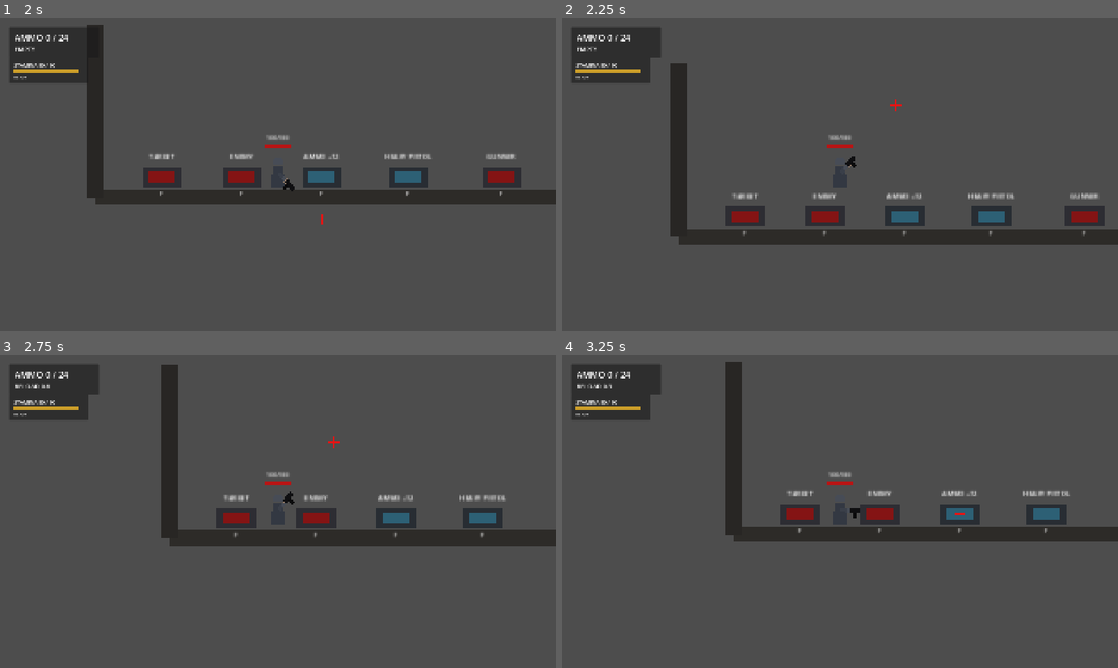
Above: before the commit, frames 1-4 (two rows, left to right).
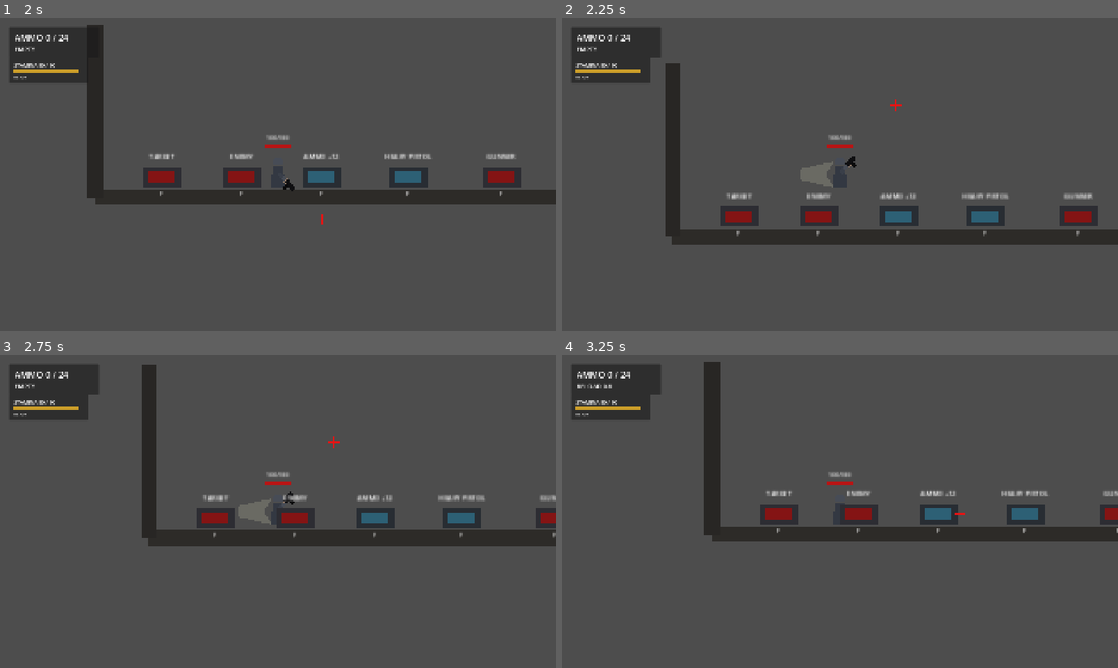
Above: after the commit, the same moments.

Repository: YuiTatsuki1011/projekt-black
Game: Godot game, scene res://scenes/levels/test_level.tscn
The game is run twice, just before and just after one commit, with the same random seed, the same clock (stepped at 60 frames per second) and the same inputs.
Inputs (mouse positions are in pixels of both pictures, inside the frame that each line leads up to):
- Up to frame 1 (2 s): tap Enter at 0.5 s; move the mouse to (400, 158) at 0.52 s; press the mouse at (400, 158) at 0.53 s; hold D (move_right) 0.53-1.25 s; tap Space (jump) at 0.77 s; tap E (melee_attack, bound only before the commit) at 0.8 s; release the mouse at (400, 158) at 1.25 s; drag from (166, 190) to (322, 218) at 1.27 s
- Up to frame 2 (2.25 s): tap Space (jump) at 2 s; move the mouse to (895, 105) at 2.02 s; hold A (move_left) from 2.03 s (still down); hold Right mouse button (sub_weapon_aim, bound only after the co… from 2.03 s (still down)
- Up to frame 3 (2.75 s): keep holding A (move_left); keep holding Right mouse button (sub_weapon_aim, bound only after the co…; click (333, 442) at 2.3 s
- Up to frame 4 (3.25 s): release A (move_left) at 2.75 s; release Right mouse button (sub_weapon_aim, bound only after the co… at 2.75 s; drag from (812, 574) to (962, 514) at 2.77 s

Frame 1 is identical in both runs. In frame 2, 3.0% of the frame differs, in the area x 18-98%, y 14-73%; in frame 3, 6.5%, in the area x 3-100%, y 3-62%; in frame 4, 6.4%.

Commit message:
Update sub weapon controls

Diff:
--- a/project.godot
+++ b/project.godot
@@ -54,14 +54,14 @@
 "events": [Object(InputEventMouseButton,"resource_local_to_scene":false,"resource_name":"","device":-1,"window_id":0,"a …(253 unchanged characters)…
 ]
 }
+sub_weapon_aim={
+"deadzone": 0.5,
+"events": [Object(InputEventMouseButton,"resource_local_to_scene":false,"resource_name":"","device":-1,"window_id":0,"alt_pressed":false,"shift_pressed":false,"ctrl_pressed":false,"meta_pressed":false,"button_mask":0,"position":Vector2(0, 0),"global_position":Vector2(0, 0),"factor":1.0,"button_index":2,"canceled":false,"pressed":false,"double_click":false,"script":null)
+]
+}
 reload={
 "deadzone": 0.5,
 "events": [Object(InputEventKey,"resource_local_to_scene":false,"resource_name":"","device":-1,"window_id":0,"alt_press …(190 unchanged characters)…
-]
-}
-melee_attack={
-"deadzone": 0.5,
-"events": [Object(InputEventKey,"resource_local_to_scene":false,"resource_name":"","device":-1,"window_id":0,"alt_pressed":false,"shift_pressed":false,"ctrl_pressed":false,"meta_pressed":false,"pressed":false,"keycode":69,"physical_keycode":0,"key_label":0,"unicode":0,"location":0,"echo":false,"script":null)
 ]
 }
 dodge={
@@ -72,6 +72,36 @@
 inventory_toggle={
 "deadzone": 0.5,
 "events": [Object(InputEventKey,"resource_local_to_scene":false,"resource_name":"","device":-1,"window_id":0,"alt_press …(195 unchanged characters)…
+]
+}
+weapon_slot_1={
+"deadzone": 0.5,
+"events": [Object(InputEventKey,"resource_local_to_scene":false,"resource_name":"","device":-1,"window_id":0,"alt_pressed":false,"shift_pressed":false,"ctrl_pressed":false,"meta_pressed":false,"pressed":false,"keycode":49,"physical_keycode":0,"key_label":0,"unicode":0,"location":0,"echo":false,"script":null)
+]
+}
+weapon_slot_2={
+"deadzone": 0.5,
+"events": [Object(InputEventKey,"resource_local_to_scene":false,"resource_name":"","device":-1,"window_id":0,"alt_pressed":false,"shift_pressed":false,"ctrl_pressed":false,"meta_pressed":false,"pressed":false,"keycode":50,"physical_keycode":0,"key_label":0,"unicode":0,"location":0,"echo":false,"script":null)
+]
+}
+weapon_slot_3={
+"deadzone": 0.5,
+"events": [Object(InputEventKey,"resource_local_to_scene":false,"resource_name":"","device":-1,"window_id":0,"alt_pressed":false,"shift_pressed":false,"ctrl_pressed":false,"meta_pressed":false,"pressed":false,"keycode":51,"physical_keycode":0,"key_label":0,"unicode":0,"location":0,"echo":false,"script":null)
+]
+}
+weapon_slot_4={
+"deadzone": 0.5,
+"events": [Object(InputEventKey,"resource_local_to_scene":false,"resource_name":"","device":-1,"window_id":0,"alt_pressed":false,"shift_pressed":false,"ctrl_pressed":false,"meta_pressed":false,"pressed":false,"keycode":52,"physical_keycode":0,"key_label":0,"unicode":0,"location":0,"echo":false,"script":null)
+]
+}
+skill_left={
+"deadzone": 0.5,
+"events": [Object(InputEventKey,"resource_local_to_scene":false,"resource_name":"","device":-1,"window_id":0,"alt_pressed":false,"shift_pressed":false,"ctrl_pressed":false,"meta_pressed":false,"pressed":false,"keycode":81,"physical_keycode":0,"key_label":0,"unicode":0,"location":0,"echo":false,"script":null)
+]
+}
+skill_right={
+"deadzone": 0.5,
+"events": [Object(InputEventKey,"resource_local_to_scene":false,"resource_name":"","device":-1,"window_id":0,"alt_pressed":false,"shift_pressed":false,"ctrl_pressed":false,"meta_pressed":false,"pressed":false,"keycode":69,"physical_keycode":0,"key_label":0,"unicode":0,"location":0,"echo":false,"script":null)
 ]
 }
 
--- a/scripts/player/player_controller.gd
+++ b/scripts/player/player_controller.gd
@@ -20,6 +20,7 @@
 
 @export var walk_speed: float = 160.0
 @export var crouch_speed_multiplier: float = 0.45
+@export var sub_weapon_aim_speed_multiplier: float = 0.72
 @export var jump_velocity: float = -360.0
 @export var bullet_damage: int = 10
 @export var magazine_size: int = 6
@@ -105,6 +106,8 @@
 var _suppress_inventory_ammo_signal: bool = false
 var _has_ranged_weapon: bool = true
 var _has_melee_weapon: bool = true
+var _is_sub_weapon_aiming: bool = false
+var _sub_weapon_fire_was_pressed: bool = false
 var _melee_combo_damages: PackedInt32Array = PackedInt32Array([34, 48, 68])
 
 
@@ -197,6 +200,8 @@
 
 func _clear_melee_weapon_stats() -> void:
 	_has_melee_weapon = false
+	_is_sub_weapon_aiming = false
+	_sub_weapon_fire_was_pressed = false
 	_melee_combo_damages = PackedInt32Array()
 	melee_stamina_cost = 0.0
 	melee_min_stamina_to_use = INF
@@ -206,6 +211,7 @@
 	_melee_combo_step = 0
 	_current_melee_step = 0
 	_melee_hit_bodies.clear()
+	_set_sub_weapon_aim_visual(false)
 	_set_melee_visual(false)
 
 
@@ -302,6 +308,8 @@
 	var active_speed: float = walk_speed
 	if _is_crouching:
 		active_speed *= crouch_speed_multiplier
+	if _is_sub_weapon_aiming:
+		active_speed *= sub_weapon_aim_speed_multiplier
 
 	if _is_dodging:
 		velocity.x = float(_dodge_direction) * dodge_speed
@@ -327,7 +335,18 @@
 	if Input.is_action_just_pressed("dodge"):
 		_try_start_dodge()
 
-	if Input.is_action_just_pressed("melee_attack"):
+	_update_sub_weapon_aiming()
+
+	var sub_weapon_modifier_pressed := (
+		Input.is_action_pressed("sub_weapon_aim")
+		and _has_melee_weapon
+		and not _is_dodging
+	)
+	var fire_pressed := Input.is_action_pressed("fire")
+	var sub_weapon_fire_just_pressed := fire_pressed and not _sub_weapon_fire_was_pressed
+	_sub_weapon_fire_was_pressed = fire_pressed
+
+	if sub_weapon_modifier_pressed and sub_weapon_fire_just_pressed:
 		_handle_melee_input()
 
 	if _is_dodging or _melee_state != MeleeState.READY:
@@ -340,7 +359,7 @@
 	if Input.is_action_just_pressed("reload"):
 		_start_reload()
 
-	if Input.is_action_pressed("fire"):
+	if not sub_weapon_modifier_pressed and fire_pressed:
 		_try_fire()
 
 
@@ -463,10 +482,13 @@
 
 	_dodge_direction = _get_action_direction()
 	_is_dodging = true
+	_is_sub_weapon_aiming = false
+	_sub_weapon_fire_was_pressed = false
 	_dodge_timer = dodge_duration
 	_dodge_cooldown_remaining = dodge_cooldown
 	_afterimage_timer = 0.0
 	_set_crouching(false)
+	_set_sub_weapon_aim_visual(false)
 	health.set_invulnerable_for(dodge_invulnerability_time)
 	body_root.modulate = Color(0.72, 0.78, 0.86, 1.0)
 	arm_rig.modulate = Color(0.72, 0.78, 0.86, 1.0)
@@ -514,6 +536,27 @@
 		_queued_melee_attack = true
 
 
+func _update_sub_weapon_aiming() -> void:
+	var should_aim := (
+		Input.is_action_pressed("sub_weapon_aim")
+		and _has_melee_weapon
+		and not _is_dodging
+		and _melee_state == MeleeState.READY
+	)
+
+	if should_aim:
+		_melee_direction = _get_action_direction()
+		_set_facing(_melee_direction)
+
+	if _is_sub_weapon_aiming == should_aim:
+		if _is_sub_weapon_aiming:
+			_set_sub_weapon_aim_visual(true)
+		return
+
+	_is_sub_weapon_aiming = should_aim
+	_set_sub_weapon_aim_visual(_is_sub_weapon_aiming)
+
+
 func _try_start_melee_attack() -> void:
 	if not is_on_floor():
 		return
@@ -531,6 +574,8 @@
 	_set_crouching(false)
 	_set_facing(_melee_direction)
 	_consume_stamina(melee_stamina_cost)
+	_is_sub_weapon_aiming = false
+	_set_sub_weapon_aim_visual(false)
 	_melee_state = MeleeState.LUNGE
 	_melee_timer = melee_lunge_time
 	_set_melee_visual(true)
@@ -591,6 +636,9 @@
 
 
 func _melee_has_enemy_contact() -> bool:
+	if not melee_hit_area.monitoring:
+		return false
+
 	for body in melee_hit_area.get_overlapping_bodies():
 		if body.get_node_or_null("Health") != null:
 			return true
@@ -598,6 +646,9 @@
 
 
 func _apply_melee_damage() -> void:
+	if not melee_hit_area.monitoring:
+		return
+
 	var damage := _get_melee_damage()
 	var hit_position := melee_hit_area.global_position
 
@@ -656,6 +707,19 @@
 	melee_hit_area.monitoring = visible
 	melee_root.scale.x = float(_melee_direction)
 	melee_slash_visual.visible = visible
+	if visible:
+		melee_slash_visual.color = Color(0.72, 0.62, 0.42, 0.45)
+
+
+func _set_sub_weapon_aim_visual(visible: bool) -> void:
+	if visible and _melee_state != MeleeState.READY:
+		return
+
+	melee_root.visible = visible
+	melee_hit_area.monitoring = false
+	melee_root.scale.x = float(_melee_direction)
+	melee_slash_visual.visible = visible
+	melee_slash_visual.color = Color(0.72, 0.72, 0.62, 0.28)
 
 
 func _set_ranged_visual(visible: bool) -> void:
@@ -790,8 +854,11 @@
 
 func _on_died() -> void:
 	_is_dead = true
+	_is_sub_weapon_aiming = false
+	_sub_weapon_fire_was_pressed = false
 	velocity = Vector2.ZERO
 	body_root.modulate = Color(0.35, 0.35, 0.35, 1.0)
+	_set_sub_weapon_aim_visual(false)
 	arm_rig.visible = false
 	died.emit()
 
--- a/scripts/ui/inventory_screen.gd
+++ b/scripts/ui/inventory_screen.gd
@@ -594,7 +594,7 @@
 
 	_clear_children(equipment_root)
 	_equipment_slot_nodes.clear()
-	_add_equipment_slot(&"ranged", "SIDEARM")
+	_add_equipment_slot(&"ranged", "FIREARM")
 	_add_equipment_slot(&"melee", "MELEE")
 
 
@@ -1237,7 +1237,7 @@
 	var item_size: Vector2i = _resolve_display_size(definition, display_size)
 	var type_name := "Item"
 	if item_type == &"ranged_weapon":
-		type_name = "Sidearm"
+		type_name = "Firearm"
 	elif item_type == &"melee_weapon":
 		type_name = "Melee"
 	elif bool(definition.get("stackable", false)):
@@ -1255,7 +1255,7 @@
 
 func _get_slot_display_name(slot: StringName) -> String:
 	if slot == &"ranged":
-		return "Sidearm"
+		return "Firearm"
 	if slot == &"melee":
 		return "Melee"
 
Not shown, added: scripts/combat/enemy_projectile.gd.uid
Not shown, added: scripts/enemies/ranged_enemy.gd.uid
Not shown, changed: docs/ARCHITECTURE.md
Not shown, changed: docs/DECISIONS.md
Not shown, changed: docs/HANDOFF.md
Not shown, changed: docs/INPUT_SPEC.md
